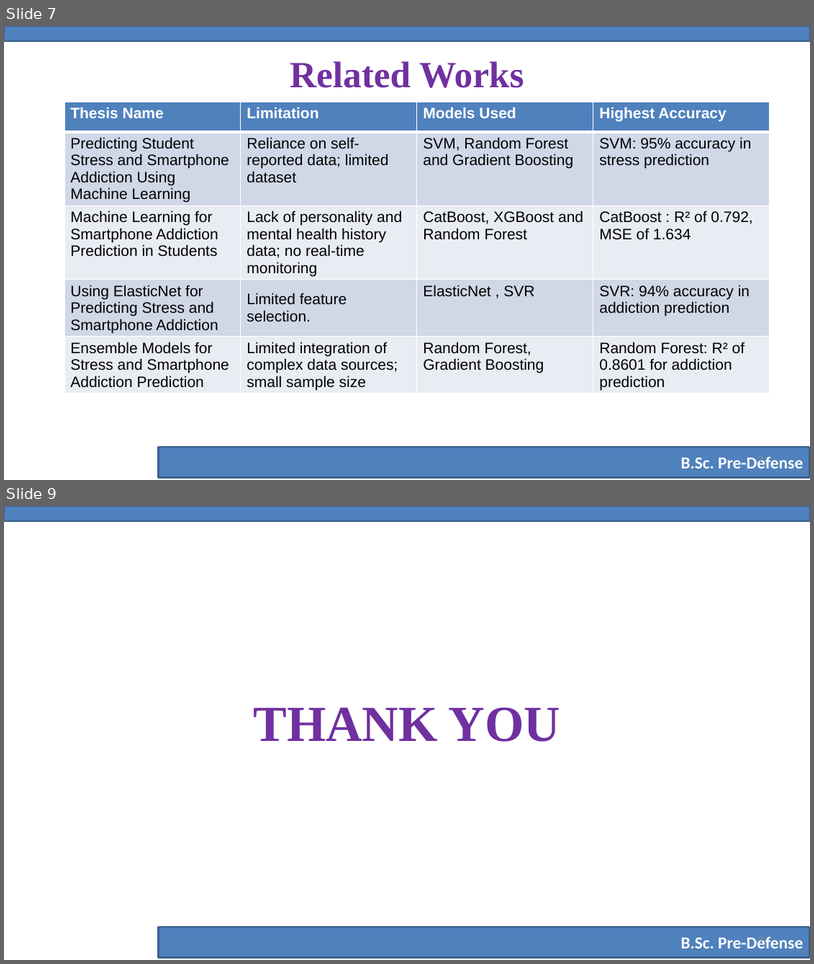
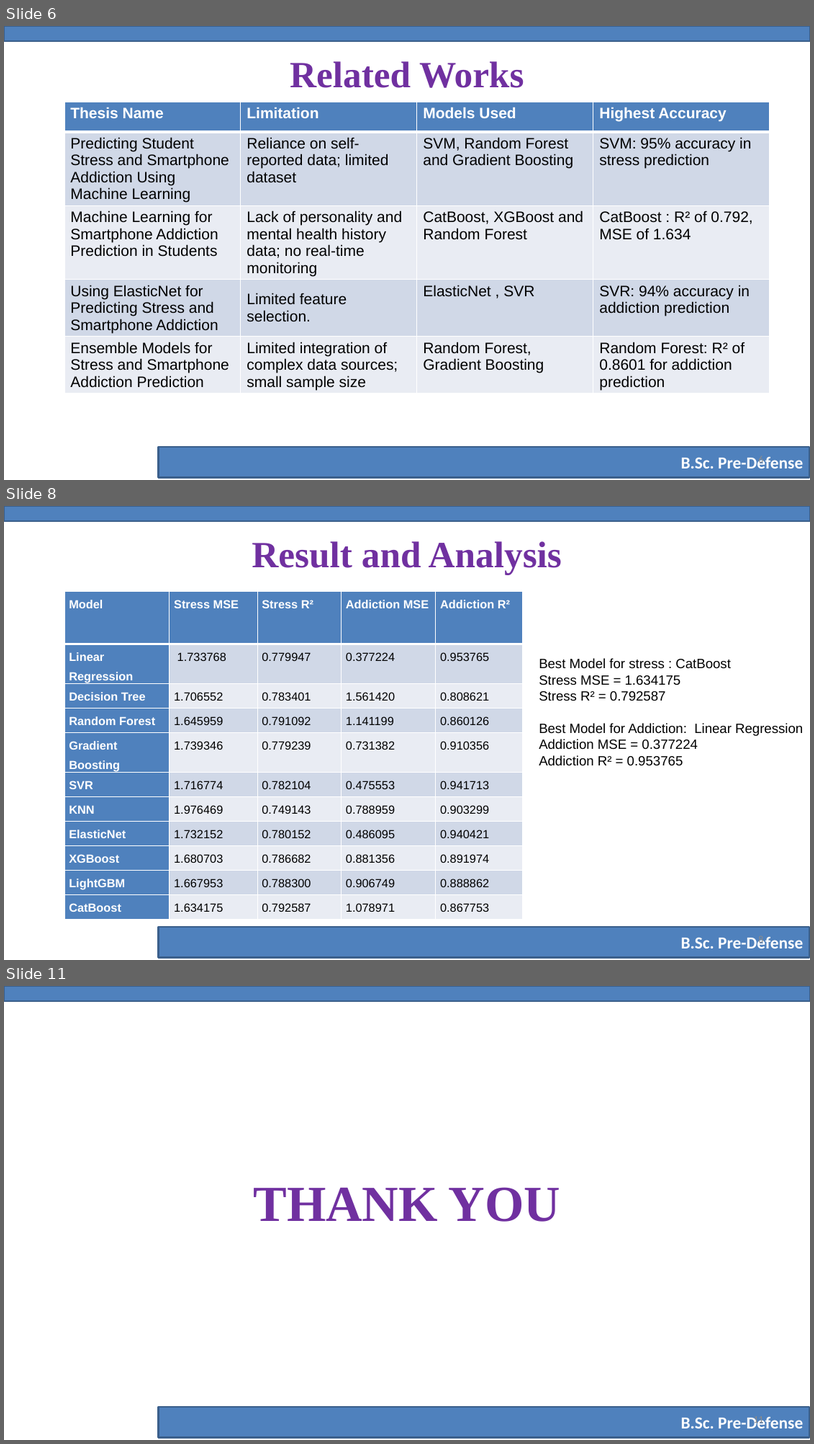
Before and after one commit to yeaminsakib/project, a slide deck: Stress_Prediction/Pre-Defense-Slide-Template.pptx. Shown one above the other, each under a label of ours: slides 7 and 9 before the commit, slides 6, 8 and 11 after it; the slides between them are not shown. The pictures are 814x964 and 814x1444 pixels, drawn with LibreOffice and Linux fonts; fonts in the diff are those of the drawing; background and template pictures are left out. Boxes give left, top, right and bottom in pixels: in the first picture for what was removed or moved away, otherwise in the second. Text is boxed around its words. In the diff, an @@ line names an element or a change of style, - is before the commit and + after.

```diff
--- a/Stress_Prediction/Pre-Defense-Slide-Template.pptx
+++ b/Stress_Prediction/Pre-Defense-Slide-Template.pptx
@@ slide 8 added at bbox=[4, 506, 810, 960], background #FFFFFF; not listed: 2 template elements that a slide beside it also shows @@
@@ title added at bbox=[252, 541, 562, 575], 44 pt, text #7030A0, bold @@
+Result and Analysis
@@ table added at bbox=[64, 592, 524, 914], 11 rows, 5 columns @@
+Model | Stress MSE | Stress R² | Addiction MSE | Addiction R²
+Linear Regression | 1.733768 | 0.779947 | 0.377224 | 0.953765
+Decision Tree | 1.706552 | 0.783401 | 1.561420 | 0.808621
+Random Forest | 1.645959 | 0.791092 | 1.141199 | 0.860126
+Gradient Boosting | 1.739346 | 0.779239 | 0.731382 | 0.910356
+SVR | 1.716774 | 0.782104 | 0.475553 | 0.941713
+KNN | 1.976469 | 0.749143 | 0.788959 | 0.903299
+ElasticNet | 1.732152 | 0.780152 | 0.486095 | 0.940421
+XGBoost | 1.680703 | 0.786682 | 0.881356 | 0.891974
+LightGBM | 1.667953 | 0.788300 | 0.906749 | 0.888862
+CatBoost | 1.634175 | 0.792587 | 1.078971 | 0.867753
@@ text added at bbox=[539, 658, 803, 766], 16 pt, text #000000 @@
+Best Model for stress : CatBoost
+Stress MSE = 1.634175
+Stress R² = 0.792587
+Best Model for Addiction: Linear Regression
+Addiction MSE = 0.377224
+Addiction R² = 0.953765
@@ page number added at bbox=[759, 936, 764, 945], 12 pt, text #8C8C8C @@
+8
@@ what was slide 7 is now slide 6 @@
@@ page number at bbox=[759, 456, 764, 465]: text changed @@
-7
+6
@@ what was slide 9 is now slide 11 @@
@@ page number at bbox=[754, 1416, 764, 1425]: text changed @@
-9
+11
```
Also in this commit, not shown: 6 slides changed, 1 other slide added, 15 other files.
